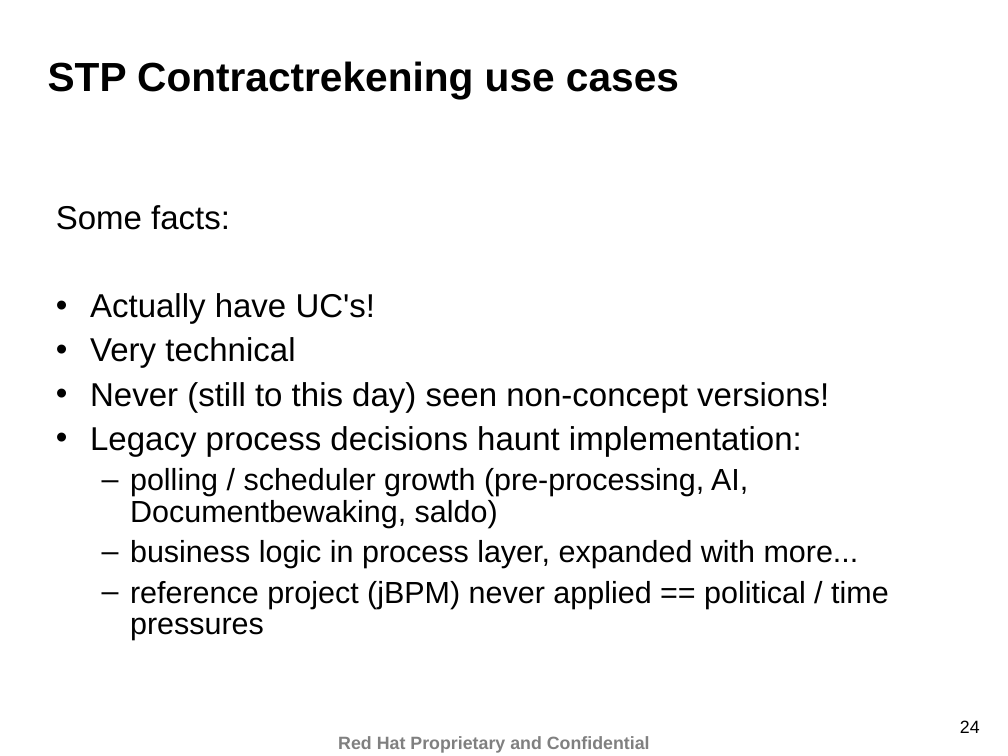
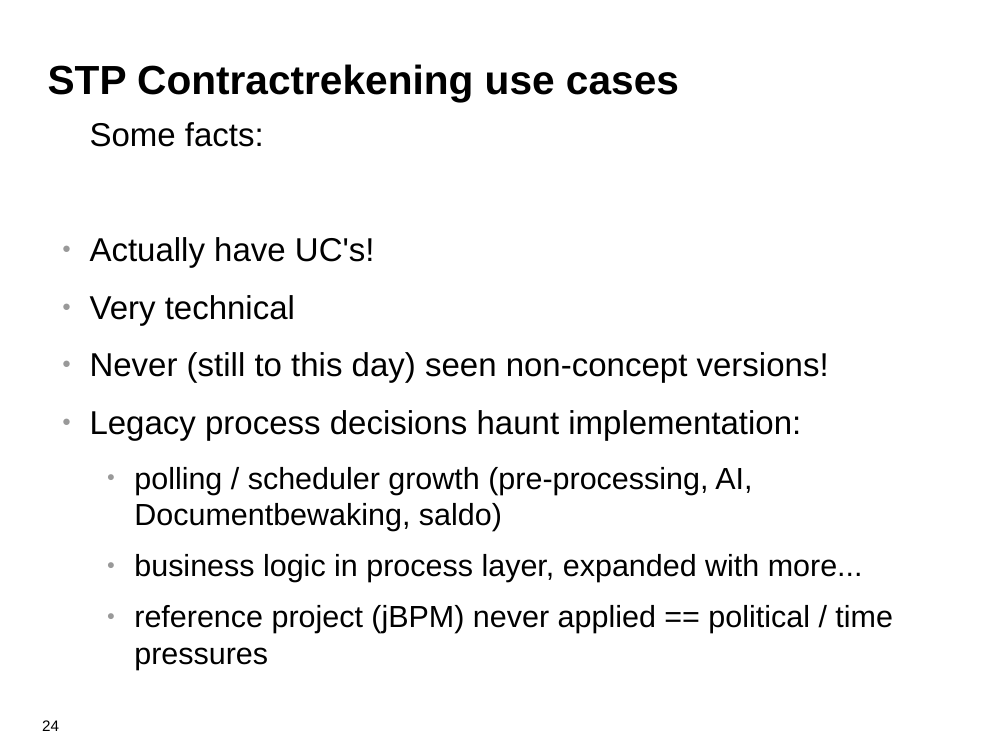
Before and after one commit to eschabell/presentations, a slide deck: slide 24 of teaching/ru_gast_college_req_engineering_may2012.odp. Drawn at 1008x756 pixels with LibreOffice and Linux fonts; fonts in the diff are those of the drawing; background and template pictures are left out. Boxes give left, top, right and bottom in pixels: in the first picture for what was removed or moved away, otherwise in the second. Text is boxed around its words. In the diff, an @@ line names an element or a change of style, - is before the commit and + after.

```diff
--- a/teaching/ru_gast_college_req_engineering_may2012.odp
+++ b/teaching/ru_gast_college_req_engineering_may2012.odp
@@ title "STP Contractrekening use cases" at box(48, 64, 679, 102): line spacing 0.87 to 1 @@
@@ text "Some facts:": place and size @@
-text "Some facts:" at box(56, 205, 889, 640)
+text "Some facts:" at box(90, 122, 893, 670)
@@ text "Some facts:" at box(90, 122, 893, 670): indent changed; line spacing 0.87 to 1; more space between paragraphs; bullet • to ●; bullet colour #000000 to #999999; bullet – to ● @@
@@ page number: place and size @@
-page number at box(960, 720, 980, 733)
+page number at box(42, 720, 59, 731)
@@ page number at box(42, 720, 59, 731): size 14 to 12 pt; alignment right to left; line spacing 0.93 to 1 @@
@@ text removed at box(338, 736, 650, 753) @@
-Red Hat Proprietary and Confidential
```
Also in this commit, not shown: 30 other slides changed.
